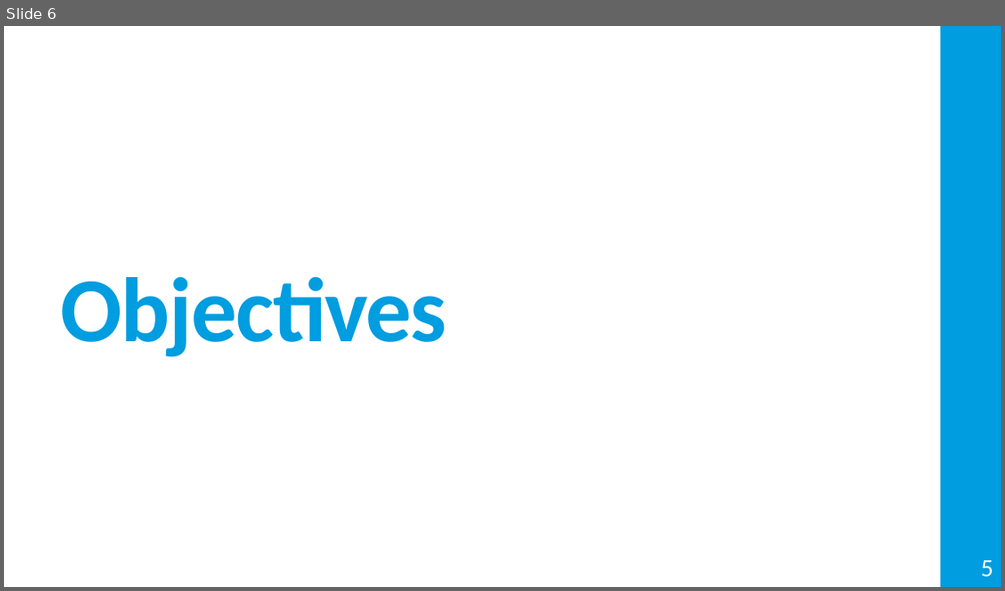
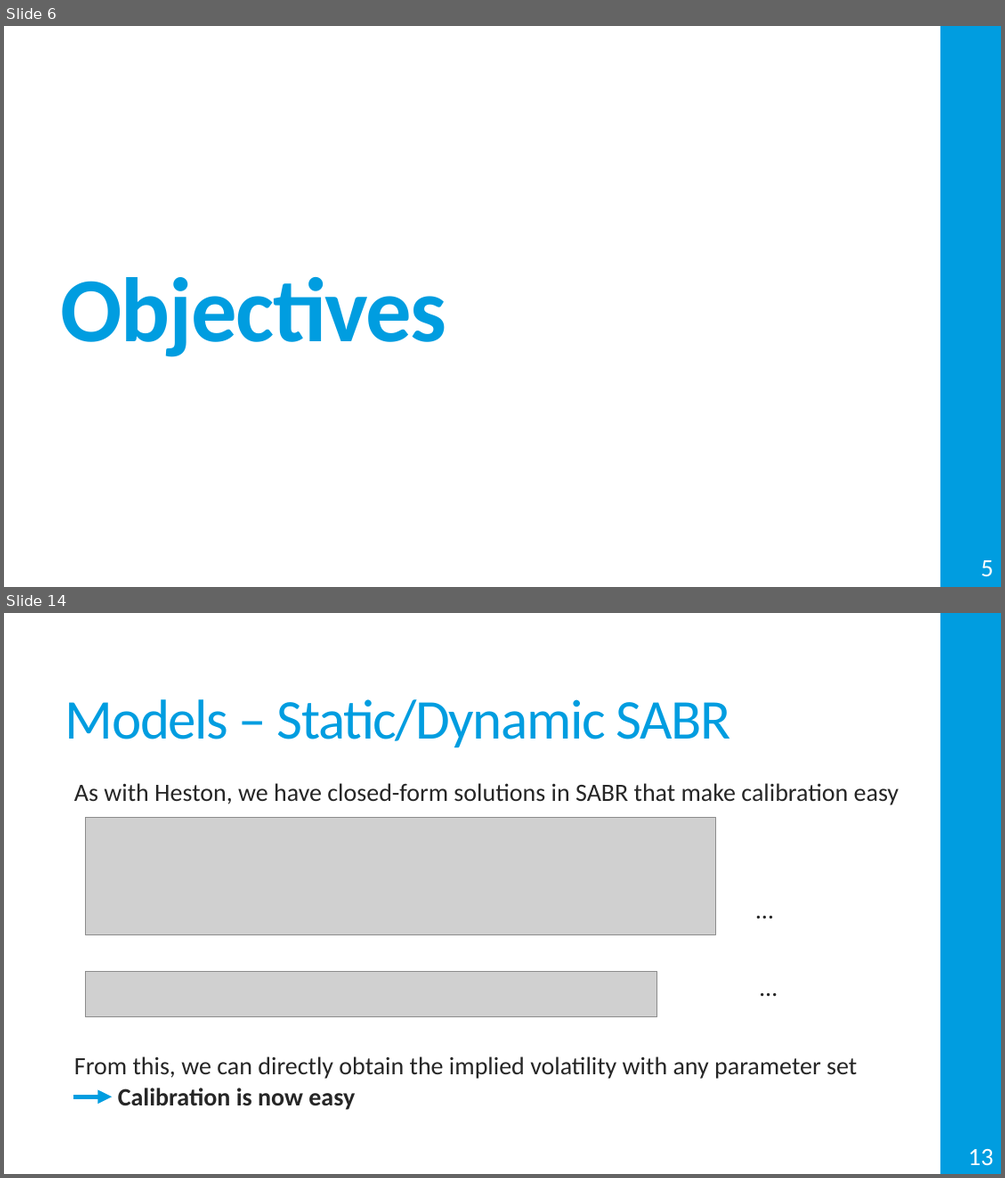
Before and after one commit to Miguel-Ribeiro-IST/Thesis, a slide deck: Presentation.pptx. Shown one above the other, each under a label of ours: slide 6 before the commit, slides 6 and 14 after it; the slides between them are not shown. The pictures are 1005x591 and 1005x1178 pixels, drawn with LibreOffice and Linux fonts; fonts in the diff are those of the drawing; grey boxes stand for pictures. Boxes give left, top, right and bottom in pixels: in the first picture for what was removed or moved away, otherwise in the second. Text is boxed around its words. In the diff, an @@ line names an element or a change of style, - is before the commit and + after.

```diff
--- a/Presentation.pptx
+++ b/Presentation.pptx
@@ slide 14 added at [4, 613, 1001, 1174], background #FFFFFF; not listed: 1 template element that a slide beside it also shows @@
@@ title added at [65, 699, 731, 747], 54 pt, text #009DE0 @@
+Models – Static/Dynamic SABR
@@ text added at [74, 783, 898, 1110], 24 pt, text #262626 @@
+  As with Heston, we have closed-form solutions in SABR that make calibration easy
+  …
+…
+  From this, we can directly obtain the implied volatility with any parameter set
+    Calibration is now easy
@@ picture added at [86, 817, 716, 934] @@
@@ picture added at [86, 971, 657, 1017] @@
@@ arrow added from (73, 1097) to (112, 1097), #009DE0 4.5 pt @@
@@ page number added at [968, 1149, 993, 1166], 24 pt, text #FFFFFF @@
+13
```
Also in this commit, not shown: 3 slides changed, 11 other slides added, 15 other files.
